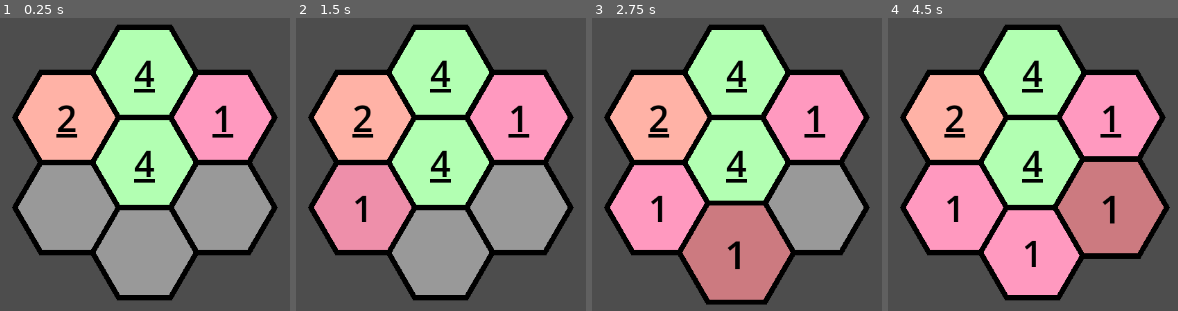
Above: before the commit, frames 1-4 (left to right).
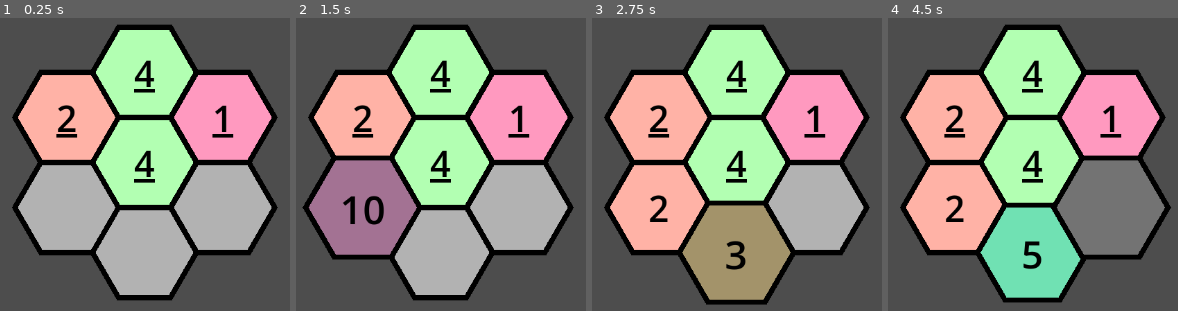
Above: after the commit, the same moments.

Repository: CattacoCattaco/Fillhex
Game: Godot game, scene res://hex_grid/hex_grid.tscn
Same seed, same stepped clock (60 frames per second), same inputs: the game is played once before the commit and once after it.
Inputs (mouse positions are in pixels of both pictures, inside the frame that each line leads up to):
- Up to frame 1 (0.25 s): no input
- Up to frame 2 (1.5 s): tap Enter at 0.5 s; move the mouse to (362, 208) at 0.52 s; hold Right 0.53-1.28 s; hold 1 (hex_1, bound only after the commit) 0.53-1.28 s; click (362, 208) at 0.67 s; tap 0 (hex_10, bound only after the commit) at 0.8, 1.35 s; tap Space at 1.25 s; move the mouse to (362, 117) at 1.27 s; hold Down from 1.28 s (still down); click (362, 117) at 1.42 s
- Up to frame 3 (2.75 s): tap 2 (hex_2, bound only after the commit) at 1.55 s; tap Enter at 2 s; move the mouse to (737, 252) at 2.02 s; release Down at 2.03 s; hold Right from 2.03 s (still down); hold 2 (hex_2, bound only after the commit) from 2.03 s (still down); click (737, 252) at 2.17 s; tap 3 (hex_3, bound only after the commit) at 2.3 s
- Up to frame 4 (4.5 s): tap Space at 2.75, 4.25 s; move the mouse to (1033, 161) at 2.77 s; release Right at 2.78 s; release 2 (hex_2, bound only after the commit) at 2.78 s; hold Up 2.78-3.53 s; tap 3 (hex_3, bound only after the commit) at 2.85 s; click (1033, 161) at 2.92 s; tap 4 (hex_4, bound only after the commit) at 3.05 s; tap Enter at 3.5 s; move the mouse to (1033, 73) at 3.52 s; hold 4 (hex_4, bound only after the commit) 3.53-4.28 s; hold Left from 3.53 s (still down); click (1033, 73) at 3.67 s; tap 5 (hex_5, bound only after the commit) at 3.8, 4.35 s; move the mouse to (1111, 208) at 4.27 s; click (1111, 208) at 4.42 s

The runs differ from the first frame. In frame 1, 21% of the frame differs, in the area x 6-94%, y 50-95%; in frame 2, 25%; in frame 3, 23%; in frame 4, 25%, in the area x 6-98%, y 46-98%.

Commit message:
Create Selection
You can now select up to one hex at a time by clicking on it. Clicking it again or selecting a different hex unselects it. The numbers 1-9 set the value of the selected hex to be that number, 0 sets the selected hex's value to 10, and backspace/delete clears the hex. Changed how state transitions are handled.

Diff:
--- a/hex_grid/hex/hex.gd
+++ b/hex_grid/hex/hex.gd
@@ -5,12 +5,12 @@
 enum State {
 	NORMAL,
 	HOVERED,
-	PRESSED,
-	HOVERED_PRESSED,
+	SELECTED,
+	HOVERED_SELECTED,
 }
 
 const COLORS: Array[Color] = [
-	Color(0.6, 0.6, 0.6),
+	Color(0.7, 0.7, 0.7),
 	Color(1, 0.6, 0.75),
 	Color(1, 0.7, 0.65),
 	Color(1, 0.9, 0.7),
@@ -24,7 +24,7 @@
 ]
 
 const HOVERED_COLORS: Array[Color] = [
-	Color(0.4, 0.4, 0.4),
+	Color(0.55, 0.55, 0.55),
 	Color(0.8, 0.48, 0.5),
 	Color(0.8, 0.56, 0.52),
 	Color(0.8, 0.72, 0.52),
@@ -37,8 +37,8 @@
 	Color(0.8, 0.56, 0.72),
 ]
 
-const PRESSED_COLORS: Array[Color] = [
-	Color(0.2, 0.2, 0.2),
+const SELECTED_COLORS: Array[Color] = [
+	Color(0.4, 0.4, 0.4),
 	Color(0.64, 0.384, 0.4),
 	Color(0.64, 0.448, 0.416),
 	Color(0.64, 0.576, 0.416),
@@ -89,6 +89,8 @@
 
 var zoom_tween: Tween
 
+var hex_grid: HexGrid
+
 
 func _ready() -> void:
 	mouse_entered.connect(_mouse_entered)
@@ -120,14 +122,37 @@
 			draw_line(underline_start, underline_end, BLACK, 5)
 
 
+func _input(event: InputEvent) -> void:
+	if event is InputEventKey and is_selected():
+		if event.is_action_pressed("hex_1"):
+			number = 1
+		elif event.is_action_pressed("hex_2"):
+			number = 2
+		elif event.is_action_pressed("hex_3"):
+			number = 3
+		elif event.is_action_pressed("hex_4"):
+			number = 4
+		elif event.is_action_pressed("hex_5"):
+			number = 5
+		elif event.is_action_pressed("hex_6"):
+			number = 6
+		elif event.is_action_pressed("hex_7"):
+			number = 7
+		elif event.is_action_pressed("hex_8"):
+			number = 8
+		elif event.is_action_pressed("hex_9"):
+			number = 2
+		elif event.is_action_pressed("hex_10"):
+			number = 10
+		elif event.is_action_pressed("hex_clear"):
+			number = 0
+
+
 func _gui_input(event: InputEvent) -> void:
 	if event is InputEventMouseButton:
 		if event.button_index == MOUSE_BUTTON_LEFT:
 			if event.pressed and not given:
-				if number < len(COLORS) - 1:
-					number += 1
-				else:
-					number = 0
+				select_deselect()
 
 
 func _mouse_entered() -> void:
@@ -136,16 +161,11 @@
 
 	if state == State.NORMAL:
 		state = State.HOVERED
-	elif state == State.PRESSED:
-		state = State.HOVERED_PRESSED
-
-	if zoom_tween:
-		zoom_tween.kill()
-	zoom_tween = create_tween()
-
-	zoom_tween.tween_property(self, "color", get_state_color(state), 0.1)
-	zoom_tween.tween_property(self, "zoom_factor", 1.1, 0.15)
-	z_index = 5
+	elif state == State.SELECTED:
+		state = State.HOVERED_SELECTED
+
+	if not is_selected():
+		tween_to_state()
 
 
 func _mouse_exited() -> void:
@@ -154,25 +174,47 @@
 
 	if state == State.HOVERED:
 		state = State.NORMAL
-	elif state == State.HOVERED_PRESSED:
-		state = State.PRESSED
-
-	if zoom_tween:
-		zoom_tween.kill()
-	zoom_tween = create_tween()
-
-	zoom_tween.tween_property(self, "zoom_factor", 1.0, 0.15)
-	zoom_tween.tween_property(self, "color", get_state_color(state), 0.1)
-	zoom_tween.tween_callback(reset_z)
-	z_index = 4
+	elif state == State.HOVERED_SELECTED:
+		state = State.SELECTED
+
+	if not is_selected():
+		tween_to_state()
+
+
+func _has_point(point: Vector2) -> bool:
+	return Geometry2D.is_point_in_polygon(point, get_hex())
+
+
+func select_deselect() -> void:
+	match state:
+		State.SELECTED:
+			state = State.NORMAL
+
+			if hex_grid.selected_hex == self:
+				hex_grid.selected_hex = null
+		State.HOVERED_SELECTED:
+			state = State.HOVERED
+
+			if hex_grid.selected_hex == self:
+				hex_grid.selected_hex = null
+		State.NORMAL:
+			state = State.SELECTED
+
+			if hex_grid.selected_hex:
+				hex_grid.selected_hex.select_deselect()
+			hex_grid.selected_hex = self
+		State.HOVERED:
+			state = State.HOVERED_SELECTED
+
+			if hex_grid.selected_hex:
+				hex_grid.selected_hex.select_deselect()
+			hex_grid.selected_hex = self
+
+	tween_to_state()
 
 
 func reset_z() -> void:
 	z_index = 0
-
-
-func _has_point(point: Vector2) -> bool:
-	return Geometry2D.is_point_in_polygon(point, get_hex())
 
 
 func get_hex() -> PackedVector2Array:
@@ -202,17 +244,53 @@
 	return zoomed
 
 
+func tween_to_state() -> void:
+	if zoom_tween:
+		zoom_tween.kill()
+	zoom_tween = create_tween().set_parallel()
+
+	zoom_tween.tween_property(self, "color", get_state_color(state), 0.1)
+	zoom_tween.tween_property(self, "zoom_factor", get_state_zoom(state), 0.15)
+	z_index = get_state_z(state)
+
+
 func get_state_color(_state) -> Color:
 	match _state:
 		State.NORMAL:
 			return COLORS[number]
 		State.HOVERED:
 			return HOVERED_COLORS[number]
-		State.PRESSED, State.HOVERED_PRESSED:
-			return PRESSED_COLORS[number]
+		State.SELECTED, State.HOVERED_SELECTED:
+			return SELECTED_COLORS[number]
 
 	return BLACK
+
+
+func get_state_zoom(_state) -> float:
+	match _state:
+		State.NORMAL:
+			return 1.0
+		State.SELECTED, State.HOVERED_SELECTED, State.HOVERED:
+			return 1.1
+
+	return 1.0
+
+
+func get_state_z(_state) -> int:
+	match _state:
+		State.NORMAL:
+			return 1
+		State.HOVERED:
+			return 5
+		State.SELECTED, State.HOVERED_SELECTED:
+			return 10
+
+	return 1
 
 
 func get_scale_factor() -> float:
 	return min(size.x / 2, size.y / sqrt(3))
+
+
+func is_selected() -> bool:
+	return state in [State.SELECTED, State.HOVERED_SELECTED]
--- a/hex_grid/hex_grid.gd
+++ b/hex_grid/hex_grid.gd
@@ -19,12 +19,16 @@
 
 var grid_hexes: Dictionary[Vector2i, Hex] = {}
 
+var selected_hex: Hex
+
 
 func _draw() -> void:
 	for pos in grid_hexes:
 		grid_hexes[pos].queue_free()
 
 	grid_hexes = {}
+
+	selected_hex = null
 
 	var hex_size := Vector2i(hex_width, ceili(hex_width * sqrt(3) / 2))
 
@@ -37,6 +41,7 @@
 
 		hex.number = level.hexes[pos]
 		hex.given = hex.number != 0
+		hex.hex_grid = self
 
 		add_child(hex)
 		grid_hexes[pos] = hex
--- a/project.godot
+++ b/project.godot
@@ -18,3 +18,62 @@
 [editor_plugins]
 
 enabled=PackedStringArray("res://addons/godot_super-wakatime/plugin.cfg")
+
+[input]
+
+hex_1={
+"deadzone": 0.2,
+"events": [Object(InputEventKey,"resource_local_to_scene":false,"resource_name":"","device":-1,"window_id":0,"alt_pressed":false,"shift_pressed":false,"ctrl_pressed":false,"meta_pressed":false,"pressed":false,"keycode":49,"physical_keycode":0,"key_label":0,"unicode":49,"location":0,"echo":false,"script":null)
+]
+}
+hex_2={
+"deadzone": 0.2,
+"events": [Object(InputEventKey,"resource_local_to_scene":false,"resource_name":"","device":-1,"window_id":0,"alt_pressed":false,"shift_pressed":false,"ctrl_pressed":false,"meta_pressed":false,"pressed":false,"keycode":50,"physical_keycode":0,"key_label":0,"unicode":50,"location":0,"echo":false,"script":null)
+]
+}
+hex_3={
+"deadzone": 0.2,
+"events": [Object(InputEventKey,"resource_local_to_scene":false,"resource_name":"","device":-1,"window_id":0,"alt_pressed":false,"shift_pressed":false,"ctrl_pressed":false,"meta_pressed":false,"pressed":false,"keycode":51,"physical_keycode":0,"key_label":0,"unicode":51,"location":0,"echo":false,"script":null)
+]
+}
+hex_4={
+"deadzone": 0.2,
+"events": [Object(InputEventKey,"resource_local_to_scene":false,"resource_name":"","device":-1,"window_id":0,"alt_pressed":false,"shift_pressed":false,"ctrl_pressed":false,"meta_pressed":false,"pressed":false,"keycode":52,"physical_keycode":0,"key_label":0,"unicode":52,"location":0,"echo":false,"script":null)
+]
+}
+hex_5={
+"deadzone": 0.2,
+"events": [Object(InputEventKey,"resource_local_to_scene":false,"resource_name":"","device":-1,"window_id":0,"alt_pressed":false,"shift_pressed":false,"ctrl_pressed":false,"meta_pressed":false,"pressed":false,"keycode":53,"physical_keycode":0,"key_label":0,"unicode":53,"location":0,"echo":false,"script":null)
+]
+}
+hex_6={
+"deadzone": 0.2,
+"events": [Object(InputEventKey,"resource_local_to_scene":false,"resource_name":"","device":-1,"window_id":0,"alt_pressed":false,"shift_pressed":false,"ctrl_pressed":false,"meta_pressed":false,"pressed":false,"keycode":54,"physical_keycode":0,"key_label":0,"unicode":54,"location":0,"echo":false,"script":null)
+]
+}
+hex_7={
+"deadzone": 0.2,
+"events": [Object(InputEventKey,"resource_local_to_scene":false,"resource_name":"","device":-1,"window_id":0,"alt_pressed":false,"shift_pressed":false,"ctrl_pressed":false,"meta_pressed":false,"pressed":false,"keycode":55,"physical_keycode":0,"key_label":0,"unicode":55,"location":0,"echo":false,"script":null)
+]
+}
+hex_8={
+"deadzone": 0.2,
+"events": [Object(InputEventKey,"resource_local_to_scene":false,"resource_name":"","device":-1,"window_id":0,"alt_pressed":false,"shift_pressed":false,"ctrl_pressed":false,"meta_pressed":false,"pressed":false,"keycode":56,"physical_keycode":0,"key_label":0,"unicode":56,"location":0,"echo":false,"script":null)
+]
+}
+hex_9={
+"deadzone": 0.2,
+"events": [Object(InputEventKey,"resource_local_to_scene":false,"resource_name":"","device":-1,"window_id":0,"alt_pressed":false,"shift_pressed":false,"ctrl_pressed":false,"meta_pressed":false,"pressed":false,"keycode":57,"physical_keycode":0,"key_label":0,"unicode":57,"location":0,"echo":false,"script":null)
+]
+}
+hex_10={
+"deadzone": 0.2,
+"events": [Object(InputEventKey,"resource_local_to_scene":false,"resource_name":"","device":-1,"window_id":0,"alt_pressed":false,"shift_pressed":false,"ctrl_pressed":false,"meta_pressed":false,"pressed":false,"keycode":48,"physical_keycode":0,"key_label":0,"unicode":48,"location":0,"echo":false,"script":null)
+]
+}
+hex_clear={
+"deadzone": 0.2,
+"events": [Object(InputEventKey,"resource_local_to_scene":false,"resource_name":"","device":-1,"window_id":0,"alt_pressed":false,"shift_pressed":false,"ctrl_pressed":false,"meta_pressed":false,"pressed":false,"keycode":4194308,"physical_keycode":0,"key_label":0,"unicode":0,"location":0,"echo":false,"script":null)
+, Object(InputEventKey,"resource_local_to_scene":false,"resource_name":"","device":-1,"window_id":0,"alt_pressed":false,"shift_pressed":false,"ctrl_pressed":false,"meta_pressed":false,"pressed":false,"keycode":4194312,"physical_keycode":0,"key_label":0,"unicode":0,"location":0,"echo":false,"script":null)
+]
+}
